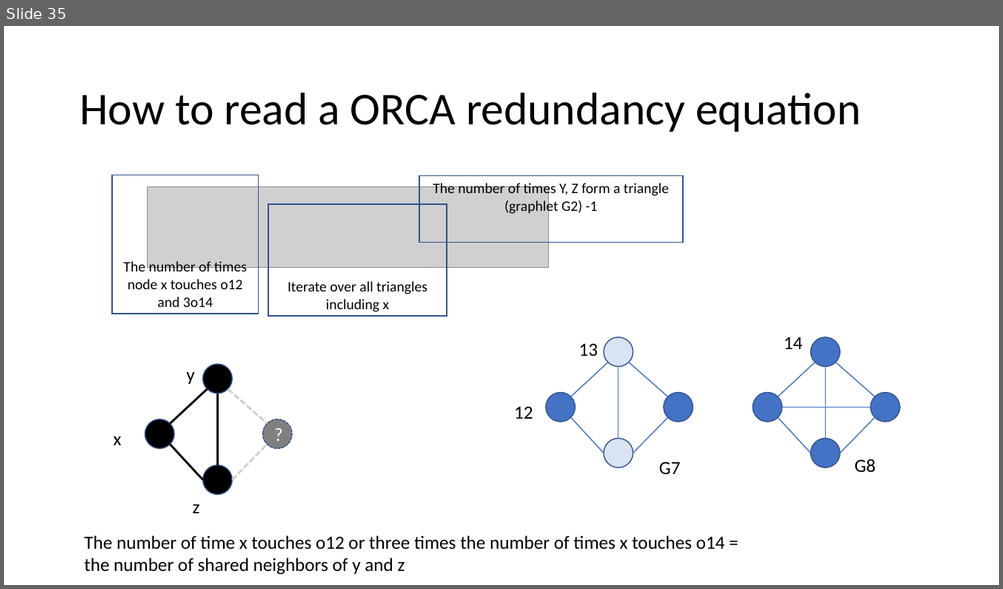
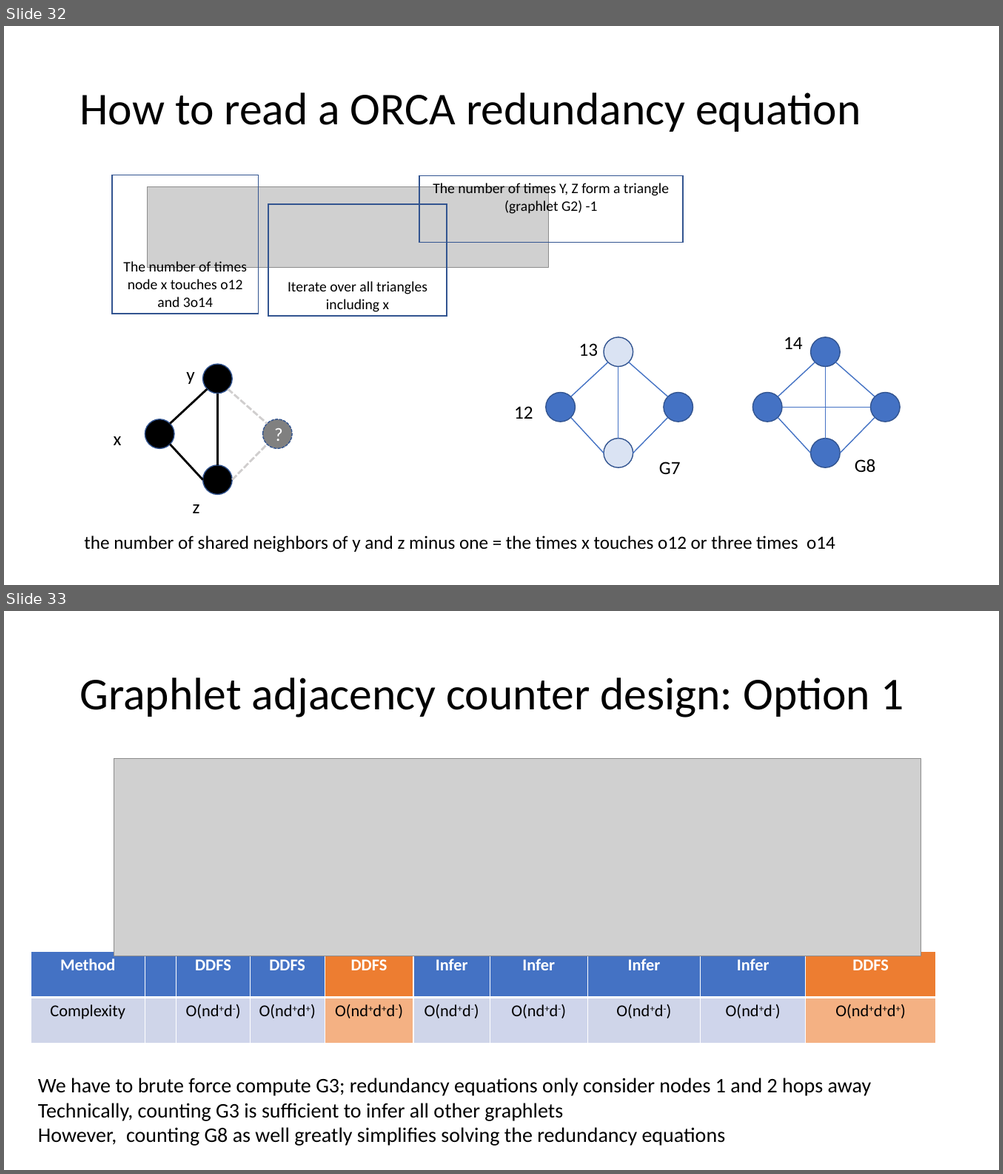
Before and after one commit to samwindels/gradco, a slide deck: presentation.pptx. Shown one above the other, each under a label of ours: slide 35 before the commit, slides 32 and 33 after it. The pictures are 1003x589 and 1003x1174 pixels, drawn with LibreOffice and Linux fonts; fonts in the diff are those of the drawing; grey boxes stand for pictures. Boxes give left, top, right and bottom in pixels: in the first picture for what was removed or moved away, otherwise in the second. Text is boxed around its words. In the diff, an @@ line names an element or a change of style, - is before the commit and + after.

```diff
--- a/presentation.pptx
+++ b/presentation.pptx
@@ slide 33 added at (4,611,999,1170), background #FFFFFF @@
@@ title added at (79,678,903,718), 44 pt, text #000000 @@
+Graphlet adjacency counter design: Option 1
@@ picture added at (114,759,921,957) @@
@@ table added at (31,952,935,1044), 2 rows, 10 columns @@
+Method |  | DDFS | DDFS | DDFS | Infer | Infer | Infer | Infer | DDFS
+Complexity |  | O(nd+d-) | O(nd+d+) | O(nd+d+d-) | O(nd+d-) | O(nd+d-) | O(nd+d-) | O(nd+d-) | O(nd+d+d+)
@@ text added at (38,1078,871,1146), 20 pt, text #000000 @@
+We have to brute force compute G3; redundancy equations only consider nodes 1 and 2 hops away
+Technically, counting G3 is sufficient to infer all other graphlets
+However, counting G8 as well greatly simplifies solving the redundancy equations
@@ what was slide 35 is now slide 32 @@
@@ slide 32 changed as well @@
@@ text at (84,536,835,553): text changed @@
-The number of time x touches o12 or three times the number of times x touches o14 = the number of shared neighbors of y and z
+the number of shared neighbors of y and z minus one = the times x touches o12 or three times o14
```
Also in this commit, not shown: 23 other slides changed, 1 other slide added.
